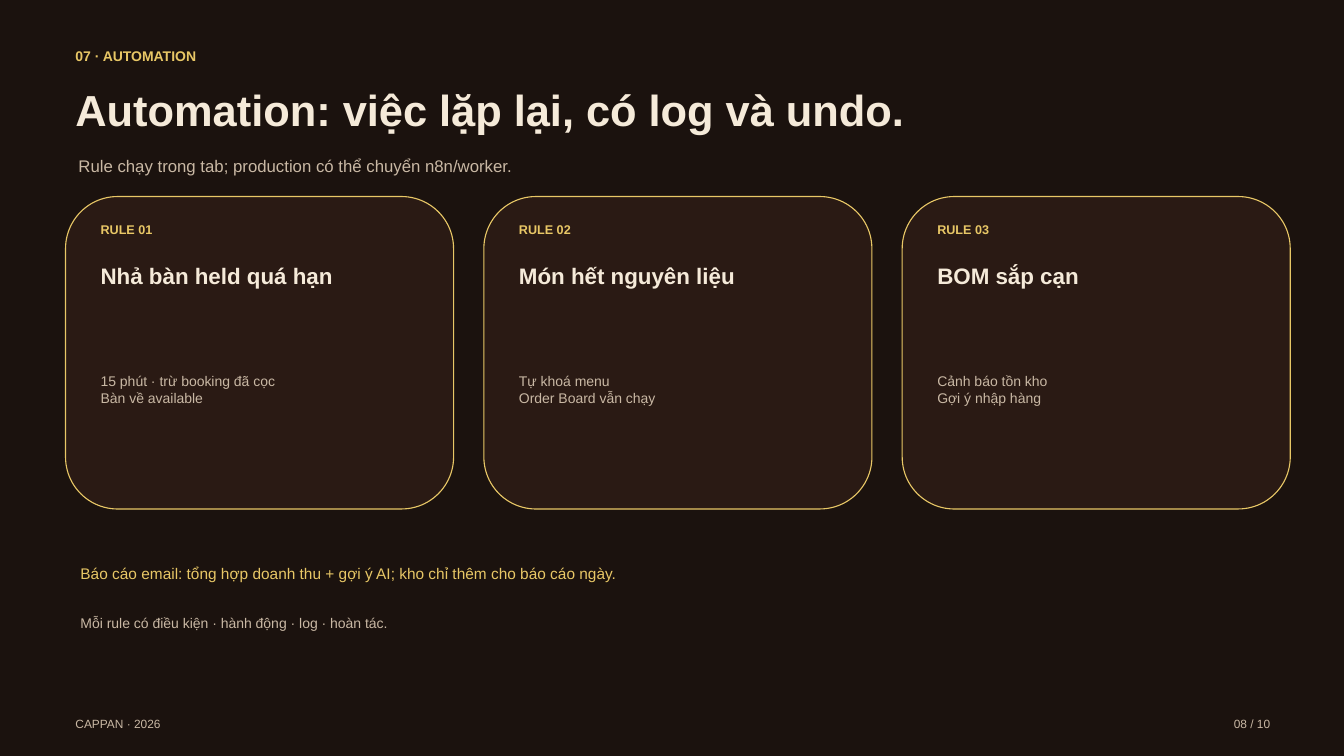
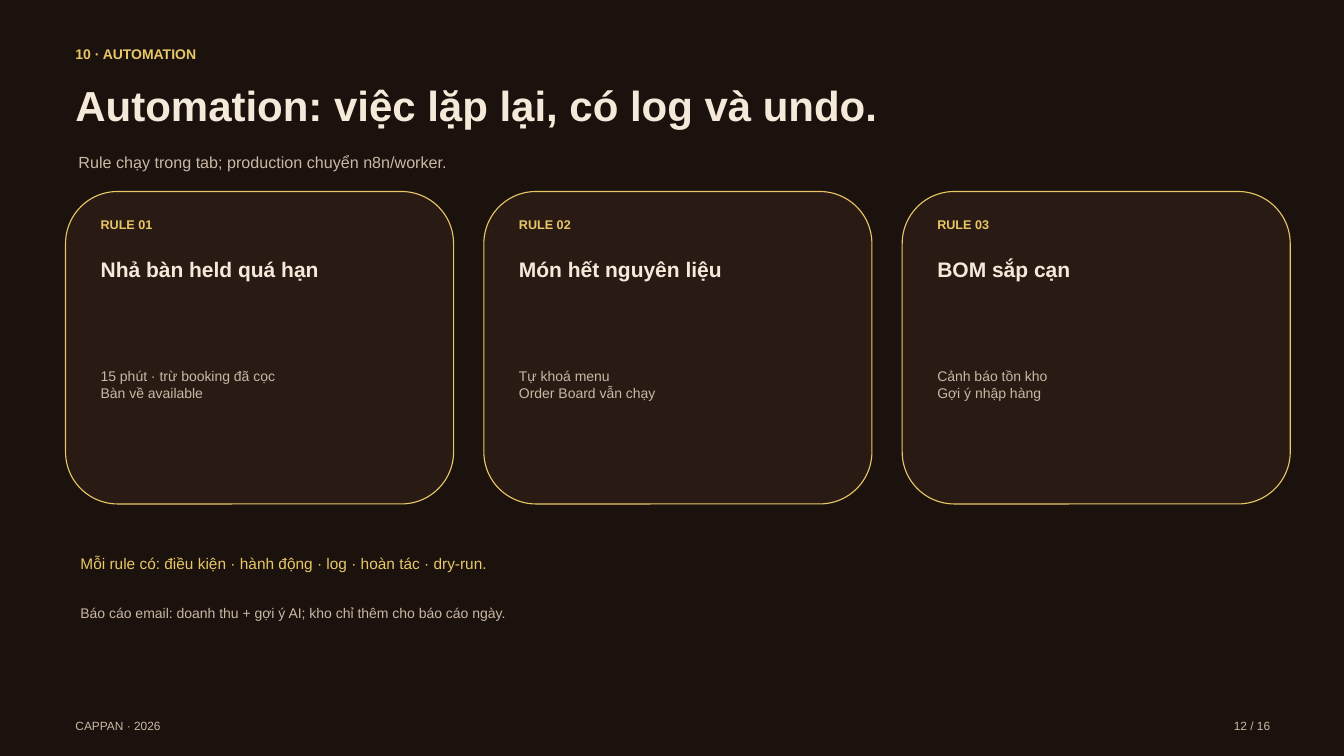
Before and after one commit to cappannguyen-0901/cappanwebdemo, a slide deck: slide 12 of cappan-slides.pptx (slide 8 before the commit). Drawn at 1344x756 pixels with LibreOffice and Linux fonts; fonts in the diff are those of the drawing. Boxes give left, top, right and bottom in pixels: in the first picture for what was removed or moved away, otherwise in the second. Text is boxed around its words. In the diff, an @@ line names an element or a change of style, - is before the commit and + after.

```diff
--- a/cappan-slides.pptx
+++ b/cappan-slides.pptx
@@ text at (x1=75, y1=49, x2=196, y2=59): text changed @@
-07 · AUTOMATION
+10 · AUTOMATION
@@ text "Automation: việc lặp lại, có ..." at (x1=75, y1=89, x2=877, y2=130): size 31 to 30 pt @@
@@ text at (x1=78, y1=155, x2=446, y2=172): text changed; size 12 to 11.5 pt @@
-Rule chạy trong tab; production có thể chuyển n8n/worker.
+Rule chạy trong tab; production chuyển n8n/worker.
@@ 6 texts, 3 rounded rectangles moved together from (x1=66, y1=197, x2=1291, y2=509) to (x1=66, y1=192, x2=1291, y2=504) @@
@@ size 16 to 15 pt in 3 elements at (x1=101, y1=261, x2=318, y2=282), (x1=519, y1=261, x2=722, y2=282), (x1=937, y1=261, x2=1070, y2=282) @@
@@ text at (x1=80, y1=557, x2=487, y2=572): text changed; size 10 to 11 pt; text colour #C9B8A4 to #E8C766 @@
-Mỗi rule có điều kiện · hành động · log · hoàn tác.
+Mỗi rule có: điều kiện · hành động · log · hoàn tác · dry-run.
@@ text at (x1=80, y1=607, x2=505, y2=621): text changed; size 11 to 10 pt; text colour #E8C766 to #C9B8A4 @@
-Báo cáo email: tổng hợp doanh thu + gợi ý AI; kho chỉ thêm cho báo cáo ngày.
+Báo cáo email: doanh thu + gợi ý AI; kho chỉ thêm cho báo cáo ngày.
@@ text removed at (x1=1234, y1=719, x2=1270, y2=728) @@
-08 / 10
@@ text added at (x1=1234, y1=721, x2=1270, y2=730), 8.5 pt, text #C9B8A4 @@
+12 / 16
```
Also in this commit, not shown: 8 other slides changed, 7 slides added, 1 slide removed, 7 other files.
